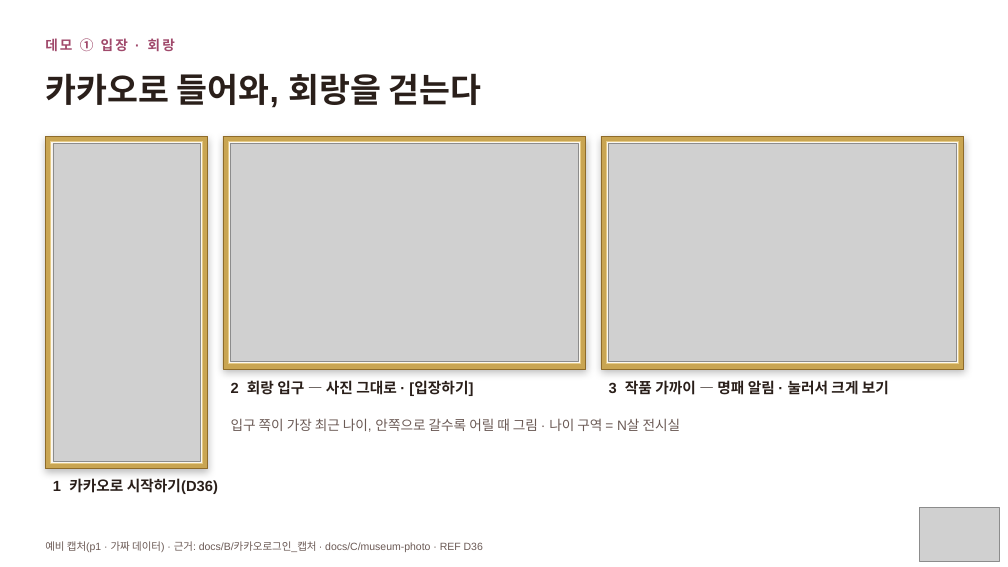
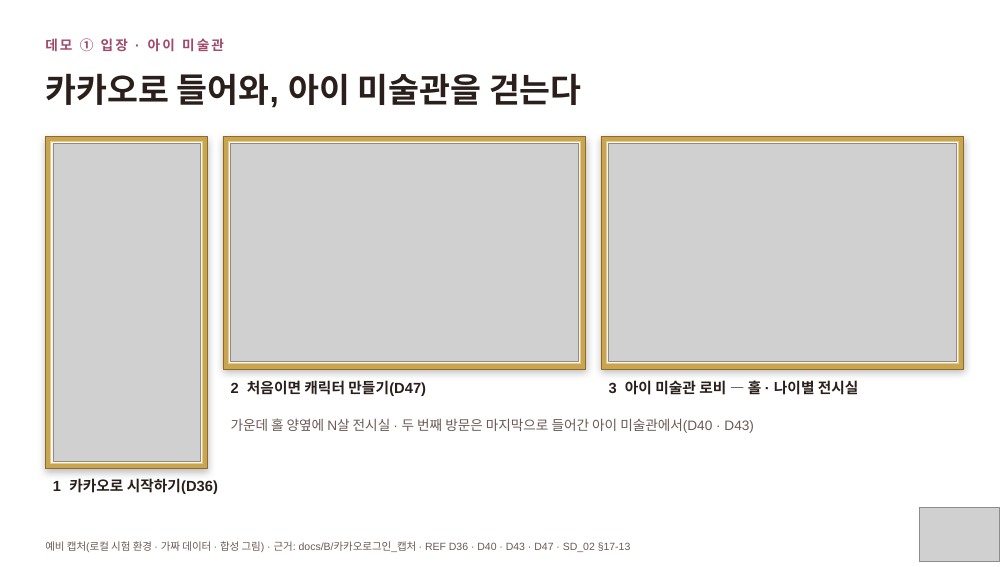
Before and after one commit to kids-gallery/uri-gallery, a slide deck: slide 15 of docs/공통/발표/우리아이미술관_발표2.pptx. Drawn at 1008x567 pixels with LibreOffice and Linux fonts; fonts in the diff are those of the drawing; grey boxes stand for pictures. Boxes give left, top, right and bottom in pixels: in the first picture for what was removed or moved away, otherwise in the second. Text is boxed around its words. In the diff, an @@ line names an element or a change of style, - is before the commit and + after.

```diff
--- a/docs/공통/발표/우리아이미술관_발표2.pptx
+++ b/docs/공통/발표/우리아이미술관_발표2.pptx
@@ text at <box>45,38,224,52</box>: text changed @@
-데모 ① 입장 · 회랑
+데모 ① 입장 · 아이 미술관
@@ text at <box>45,73,582,108</box>: text changed @@
-카카오로 들어와, 회랑을 걷는다
+카카오로 들어와, 아이 미술관을 걷는다
@@ text at <box>231,380,426,396</box>: text changed @@
-2 회랑 입구 — 사진 그대로 · [입장하기]
+2 처음이면 캐릭터 만들기(D47)
@@ text at <box>609,378,859,397</box>: text changed @@
-3 작품 가까이 — 명패 알림 · 눌러서 크게 보기
+3 아이 미술관 로비 — 홀 · 나이별 전시실
@@ text at <box>231,418,754,433</box>: text changed @@
-입구 쪽이 가장 최근 나이, 안쪽으로 갈수록 어릴 때 그림 · 나이 구역 = N살 전시실
+가운데 홀 양옆에 N살 전시실 · 두 번째 방문은 마지막으로 들어간 아이 미술관에서(D40 · D43)
@@ text at <box>45,541,631,552</box>: text changed @@
-예비 캡처(p1 · 가짜 데이터) · 근거: docs/B/카카오로그인_캡처 · docs/C/museum-photo · REF D36
+예비 캡처(로컬 시험 환경 · 가짜 데이터 · 합성 그림) · 근거: docs/B/카카오로그인_캡처 · REF D36 · D40 · D43 · D47 · SD_02 §17-13
```
Also in this commit, not shown: 13 other slides changed, 3 other files.
